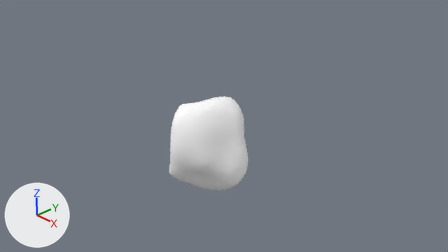
Before and after pictures for a commit that changed the Blender file Resources/Blender/Environment/Rocks/boulder_2.blend.
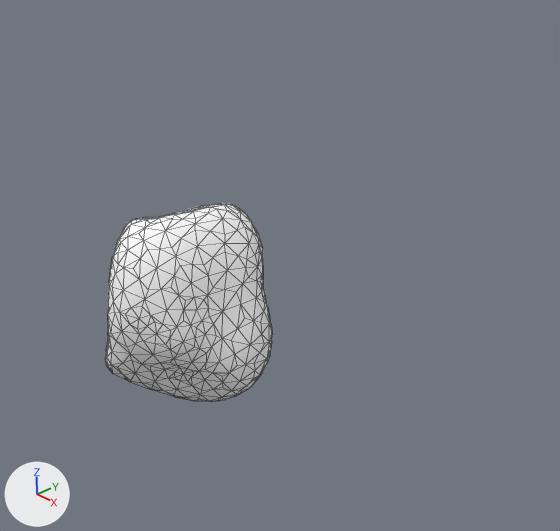
Old and new are each drawn from the file's camera 'Camera' and again close up on the part from 27% to 86% of the width and 0% to 100% of the height. Lighting does not change. The marker at lower left points along +X, +Y and +Z. The close-ups show mesh edges as thin lines.

Objects in the first close-up: 'bouldercubic128'.
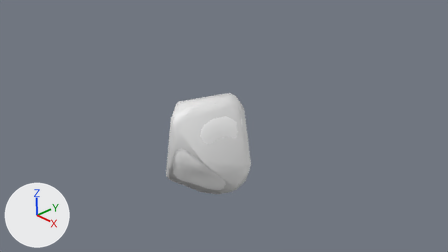
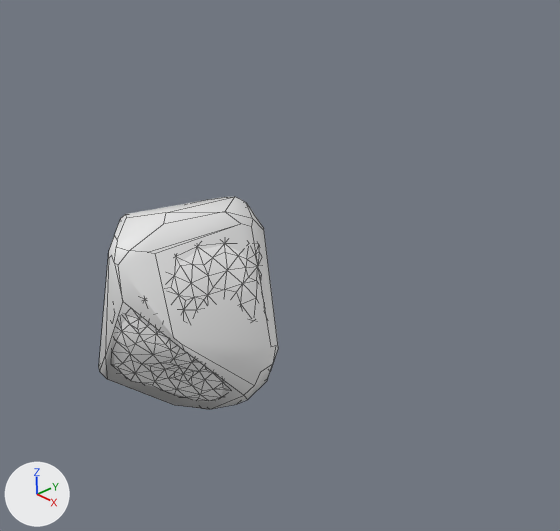
What differs and where, as boxes (x1, y1, x2, y2) in the close-ups (560 x 531 px):
```json
{"object": "volume", "change": "added", "after": [99, 197, 278, 409]}
{"object": "bouldercubic128", "change": "unchanged, covered by the edit", "before": [105, 203, 272, 402], "after": [113, 245, 260, 401]}
```

Scene script edits in JSON lines:
```json
{"op": "add", "block": "me_volume", "code": ["me_volume = bpy.data.meshes.new('volume')", "me_volume.from_pydata(...)  # 87 vertices, 51 faces; spans x -0.97..0.99, y -1.07..0.93, z -1.11..1.14", "me_volume.polygons.foreach_set('use_smooth', [True] * 51)"]}
{"op": "add", "block": "ob_volume", "code": ["ob_volume = bpy.data.objects.new('volume', me_volume)", "ob_volume.location = (0.0, 0.0, 0.0)", "ob_volume.scale = (1.03, 1.03, 1.03)"]}
```
